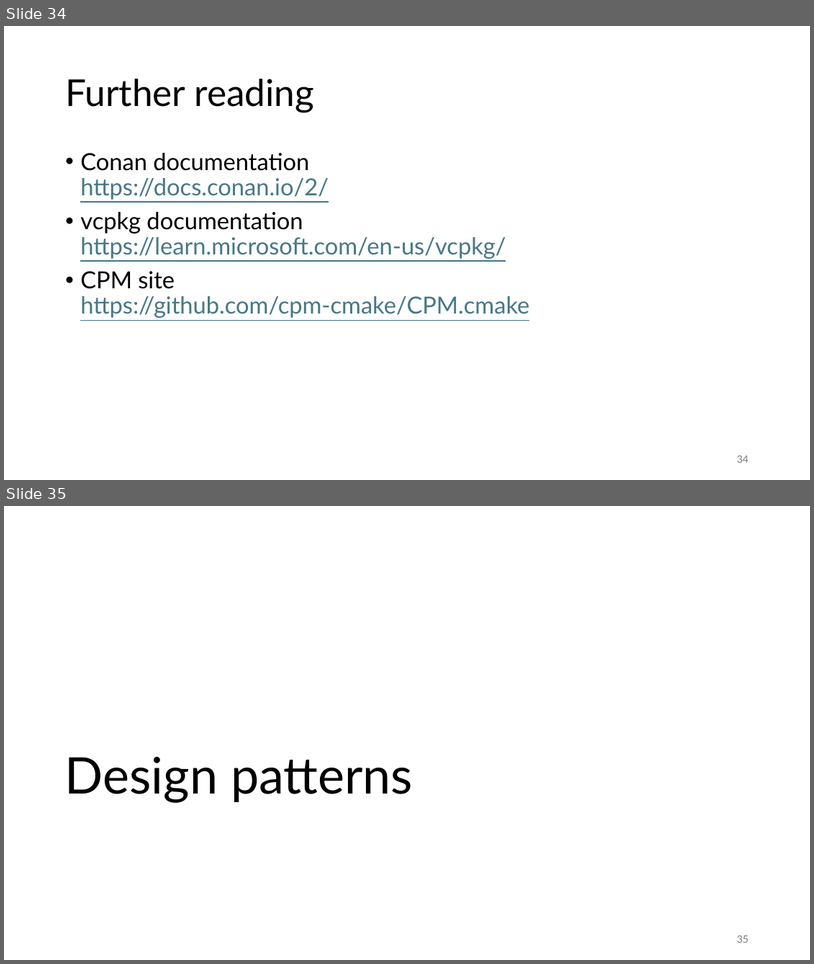
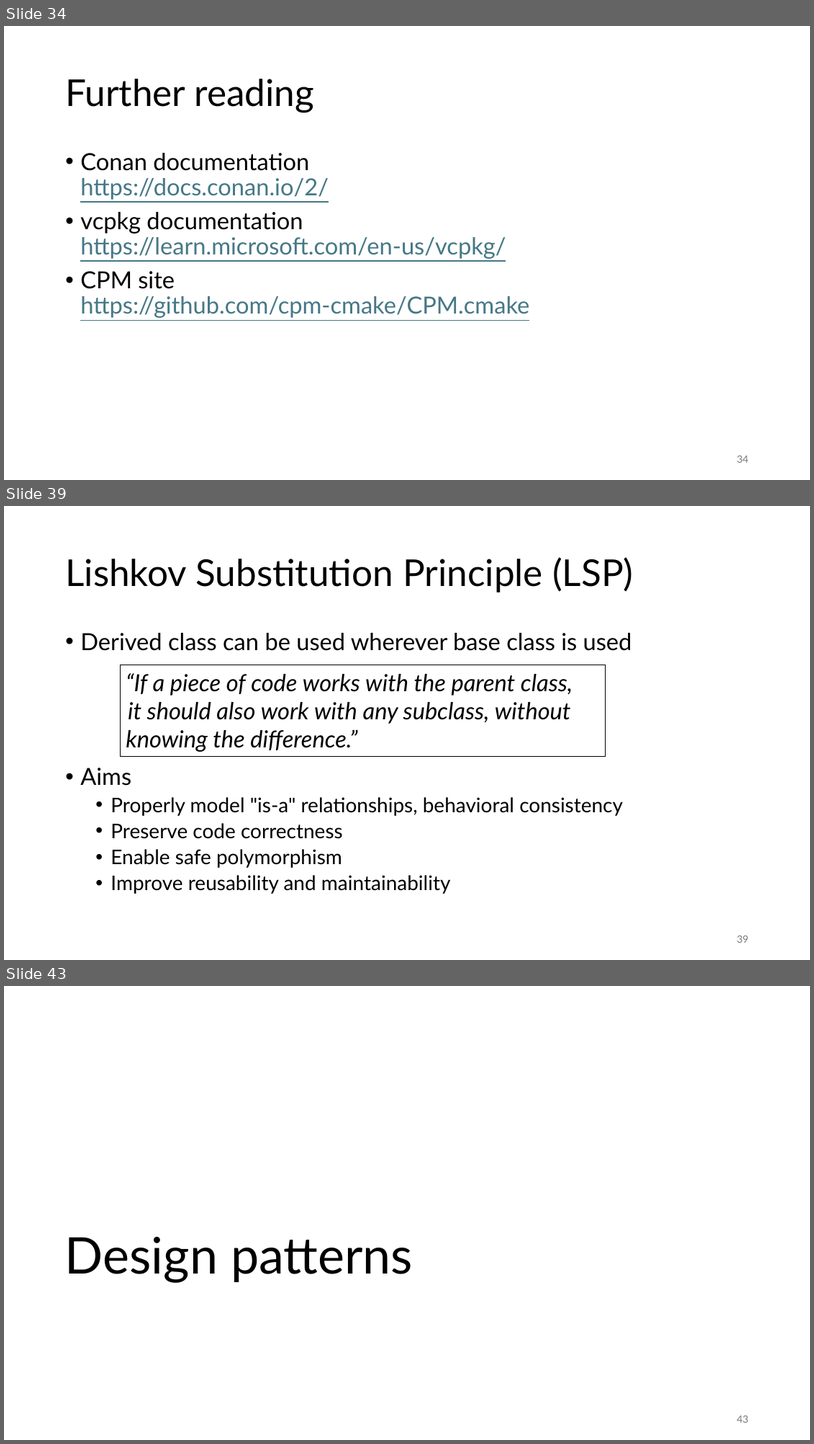
Before and after one commit to gjbex/C-plus-plus-software-engineering, a slide deck: cpp_software_engineering.pptx. Shown one above the other, each under a label of ours: slides 34 and 35 before the commit, slides 34, 39 and 43 after it; the slides between them are not shown. The pictures are 814x964 and 814x1444 pixels, drawn with LibreOffice and Linux fonts; fonts in the diff are those of the drawing. Boxes give left, top, right and bottom in pixels: in the first picture for what was removed or moved away, otherwise in the second. Text is boxed around its words. In the diff, an @@ line names an element or a change of style, - is before the commit and + after.

```diff
--- a/cpp_software_engineering.pptx
+++ b/cpp_software_engineering.pptx
@@ slide 39 added at (4, 506, 810, 960), background #FFFFFF @@
@@ title added at (65, 557, 633, 592), 44 pt, text #000000 @@
+Lishkov Substitution Principle (LSP)
@@ text added at (80, 633, 633, 893), 24 pt, text #000000 @@
+• Derived class can be used wherever base class is used
+• Aims
+  • Properly model "is-a" relationships, behavioral consistency
+  • Preserve code correctness
+  • Enable safe polymorphism
+  • Improve reusability and maintainability
@@ rectangle added at (120, 665, 605, 757), outline #000000 0.75 pt, 28 pt, text #000000, italic @@
+“If a piece of code works with the parent class,
+it should also work with any subclass, without
+knowing the difference.”
@@ page number added at (737, 935, 748, 942), 12 pt, text #797979 @@
+39
@@ what was slide 35 is now slide 43 @@
@@ page number at (737, 1415, 748, 1422): text changed @@
-35
+43
```
Also in this commit, not shown: 4 slides changed, 8 other slides added.
